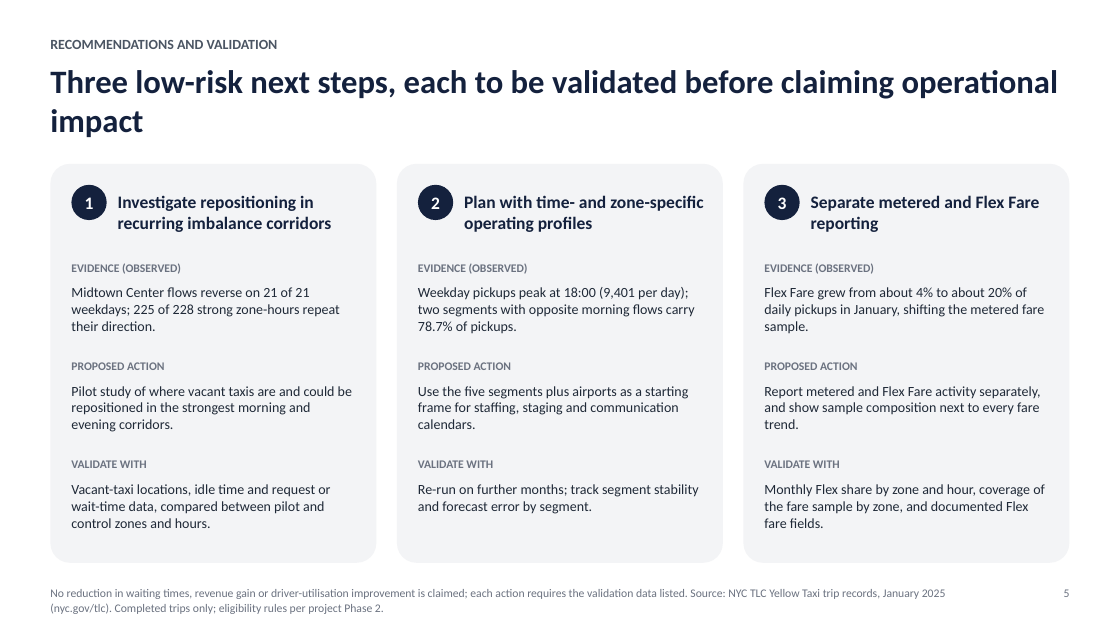
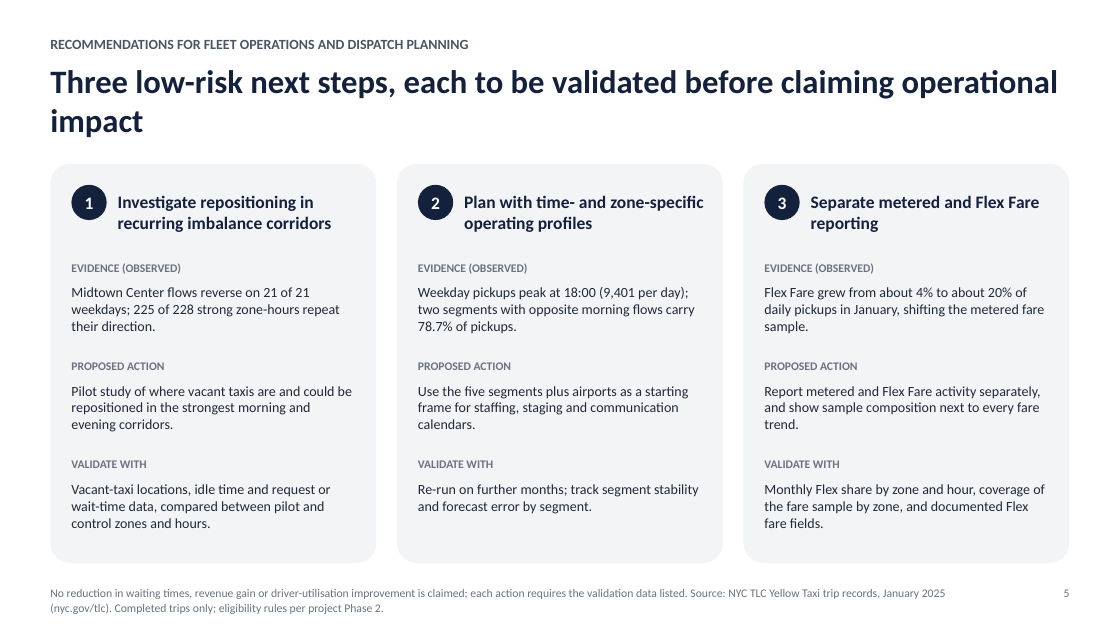
Before and after one commit to Delphinoc/nyc-taxi-analytics, a slide deck: slide 5 of reports/nyc_taxi_executive_deck.pptx. Drawn at 1120x630 pixels with LibreOffice and Linux fonts; fonts in the diff are those of the drawing. Boxes give left, top, right and bottom in pixels: in the first picture for what was removed or moved away, otherwise in the second. Text is boxed around its words. In the diff, an @@ line names an element or a change of style, - is before the commit and + after.

```diff
--- a/reports/nyc_taxi_executive_deck.pptx
+++ b/reports/nyc_taxi_executive_deck.pptx
@@ text at box(50, 40, 469, 49): text changed @@
-RECOMMENDATIONS AND VALIDATION
+RECOMMENDATIONS FOR FLEET OPERATIONS AND DISPATCH PLANNING
```
Also in this commit, not shown: 3 other slides changed, 15 other files.
